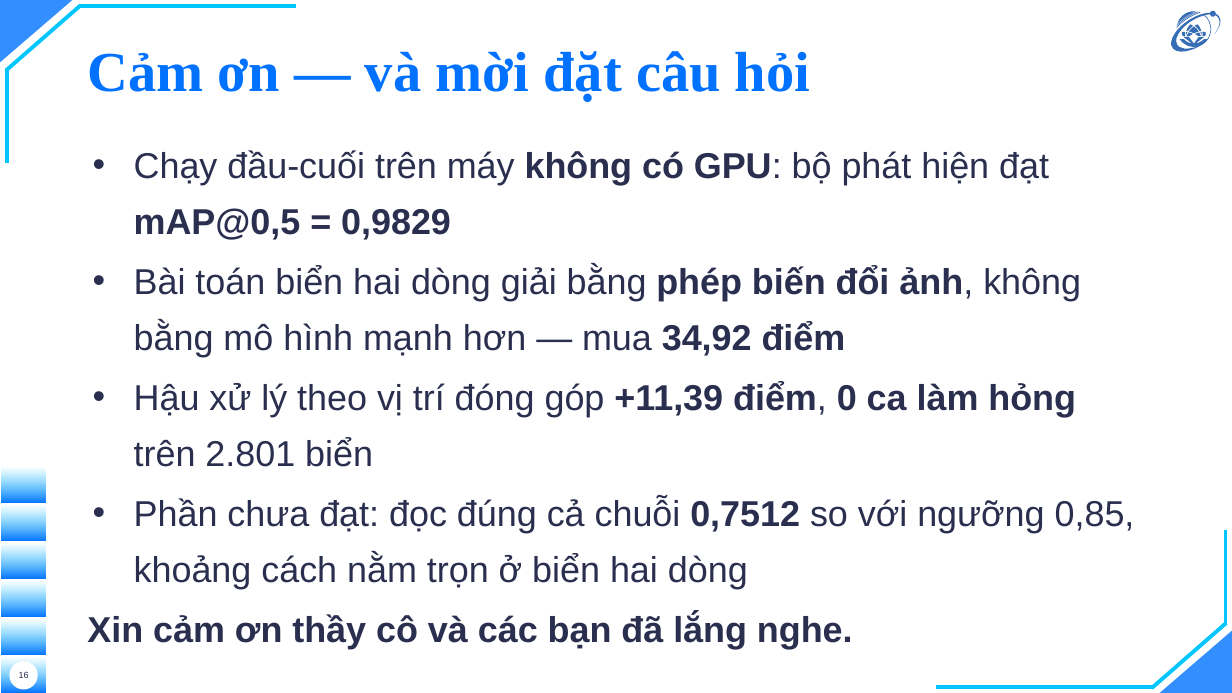
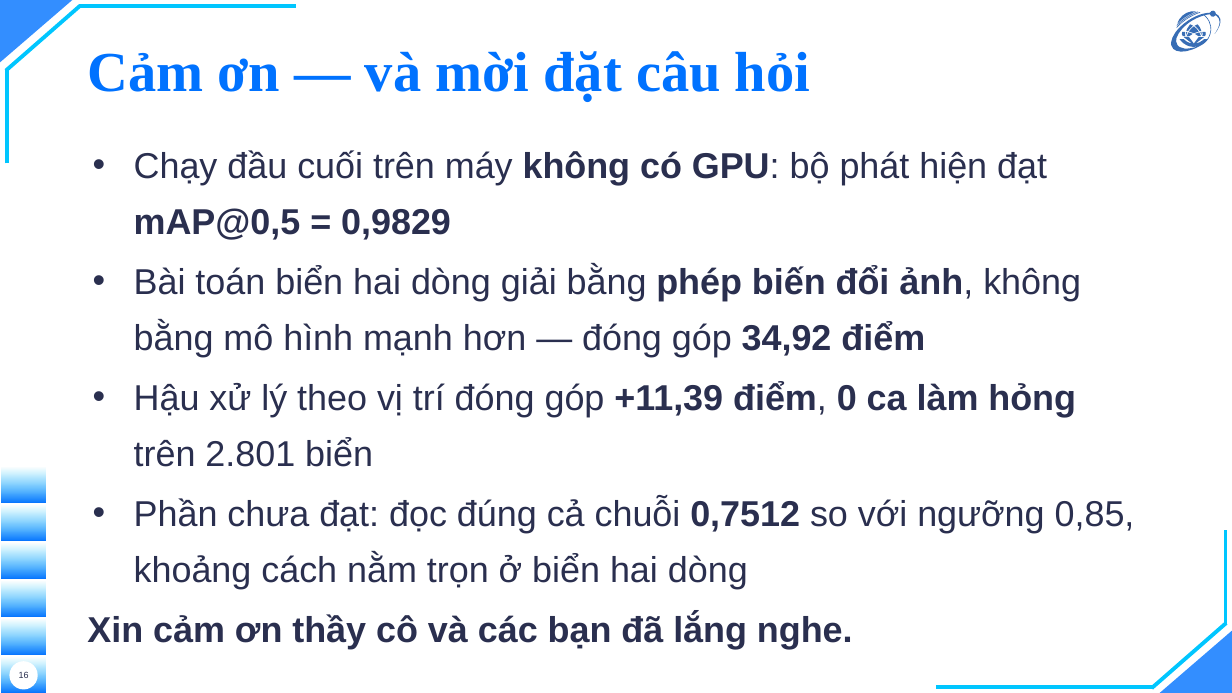
Before and after one commit to hieunguyen2604/alpr-do-an-mon-hoc, a slide deck: slide 16 of docs/slides/12-slides-mon-hoc.pptx. Drawn at 1232x693 pixels with LibreOffice and Linux fonts; fonts in the diff are those of the drawing; background and template pictures are left out. Boxes give left, top, right and bottom in pixels: in the first picture for what was removed or moved away, otherwise in the second. Text is boxed around its words. In the diff, an @@ line names an element or a change of style, - is before the commit and + after.

```diff
--- a/docs/slides/12-slides-mon-hoc.pptx
+++ b/docs/slides/12-slides-mon-hoc.pptx
@@ text at (134,150,1081,357): text changed @@
-• Chạy đầu-cuối trên máy không có GPU: bộ phát hiện đạt mAP@0,5 = 0,9829
-• Bài toán biển hai dòng giải bằng phép biến đổi ảnh, không bằng mô hình mạnh hơn — mua 34,92 điểm
+• Chạy đầu cuối trên máy không có GPU: bộ phát hiện đạt mAP@0,5 = 0,9829
+• Bài toán biển hai dòng giải bằng phép biến đổi ảnh, không bằng mô hình mạnh hơn — đóng góp 34,92 điểm
```
Also in this commit, not shown: 6 other slides changed, 17 other files.
